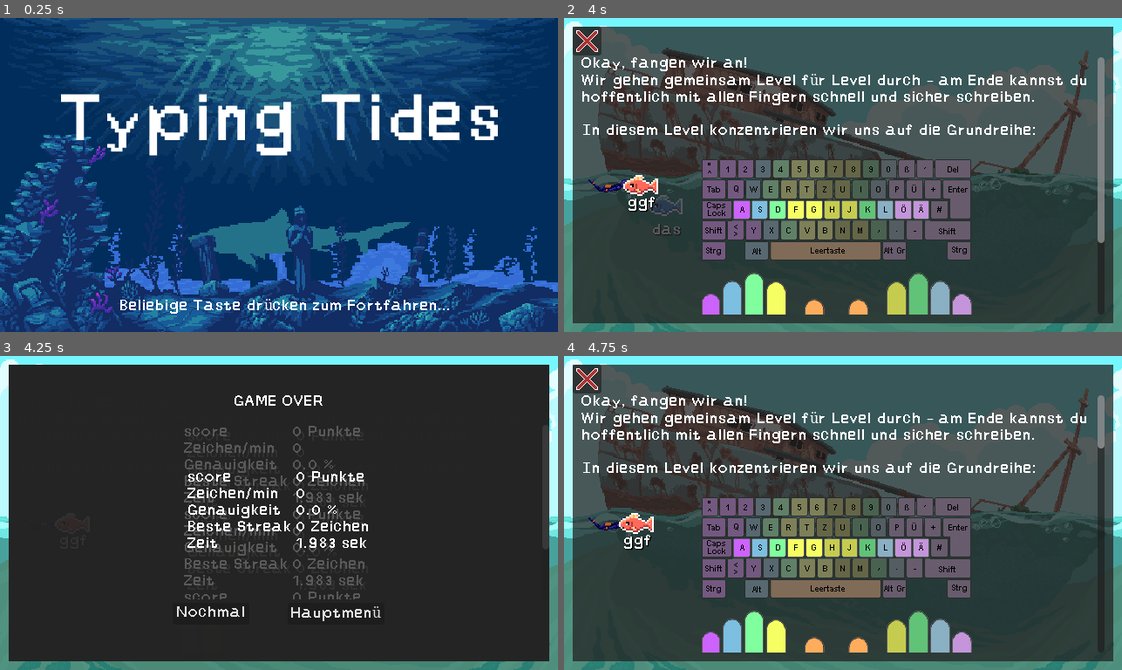
Above: before the commit, frames 1-4 (two rows, left to right).
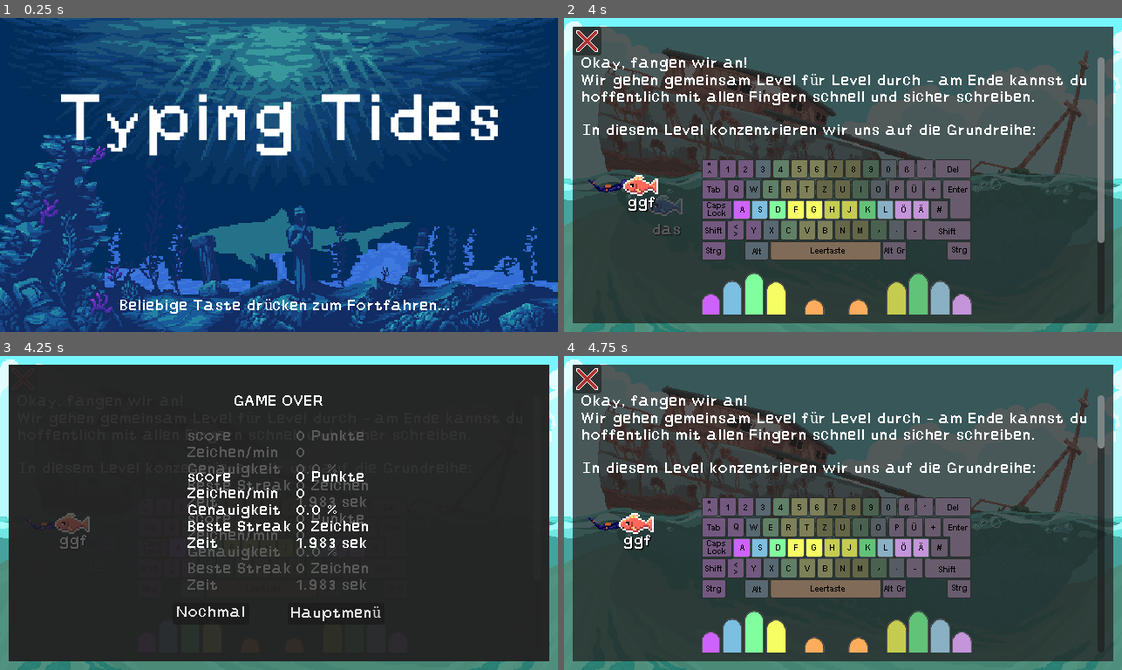
Above: after the commit, the same moments.

Repository: lehmius/typing-tides
Game: Godot game, scene res://scenes/game_state_handler.tscn
The game is run twice, just before and just after one commit, with the same random seed, the same clock (stepped at 60 frames per second) and the same inputs. This scene is started directly instead of the project's main scene. The engine's default icon, where the game draws it, is replaced by a stand-in: a white triangle on a blue panel in a dark square.
Inputs (mouse positions are in pixels of both pictures, inside the frame that each line leads up to):
- Up to frame 1 (0.25 s): no input
- Up to frame 2 (4 s): tap Enter at 0.5 s; move the mouse to (815, 237) at 0.52 s; click (815, 237) at 0.67 s; click (642, 96) at 1.27 s; click (586, 39) at 2.02 s; click (586, 39) at 2.75 s; click (586, 39) at 3.5 s
- Up to frame 3 (4.25 s): no input
- Up to frame 4 (4.75 s): click "Nochmal" at 4.25 s

Frames 1-2 are identical in both runs. In frame 3, 4.4% of the frame differs, in the area x 5-66%, y 22-78%; in frame 4, nothing differs.

Commit message:
Add tracker variable to prevent rare edge case of gameover and win condition being triggered in the same frame

Diff:
--- a/scripts/game_state_handler.gd
+++ b/scripts/game_state_handler.gd
@@ -21,6 +21,7 @@
 var time:float=0.0						# Time since starting the level
 var enemySpawnTimerDuration:float = 3	# Time for the enemy Spawn timer, dynamically changes based on player performance
 var lastTTK:float=enemySpawnTimerDuration# Time to kill the last enemy, can't be given in method as it's also connected to a signal and connection fails with more arguments
+var endscreenExists:bool=false			# Variable that prevents double popups from appearing (which can happen very rarely if win and lose condition are triggered on the same frame.
 
 # The following are reference variables.
 var enemyReferences:Array[Enemy] = []	# Holds references to each currently instanced enemy
@@ -278,10 +279,12 @@
 ##
 ## @returns: void
 func handleLevelOver() -> void:
-	var popup = levelover_popup.instantiate()
-	add_child(popup)
-	emitPlayerPerformanceMetrics()
-	GlobalState.isPaused = true
+	if !endscreenExists:
+		var popup = levelover_popup.instantiate()
+		add_child(popup)
+		emitPlayerPerformanceMetrics()
+		GlobalState.isPaused = true
+		endscreenExists=true
 
 ## Helper function to trigger when the level is over as the player has been hit.
 ##
@@ -289,10 +292,12 @@
 func gameOverTriggered() -> void:
 	print("Your final score is:",score)
 	print("GAME OVER")
-	var popup = gameover_popup.instantiate()
-	add_child(popup)
-	emitPlayerPerformanceMetrics()
-	GlobalState.isPaused=true
+	if !endscreenExists:
+		var popup = gameover_popup.instantiate()
+		add_child(popup)
+		emitPlayerPerformanceMetrics()
+		GlobalState.isPaused=true
+		endscreenExists=true
 
 ## Returns the ID of the current level.
 ##
@@ -313,8 +318,8 @@
 ## @returns: void
 func loadLevel(levelID:int) -> void:
 	GlobalState.setLevelID(levelID)
+	endscreenExists=false
 	#Cleanup
-
 	for child in get_children():
 		if child != player and child != enemySpawnTimer:
 			child.queue_free()
